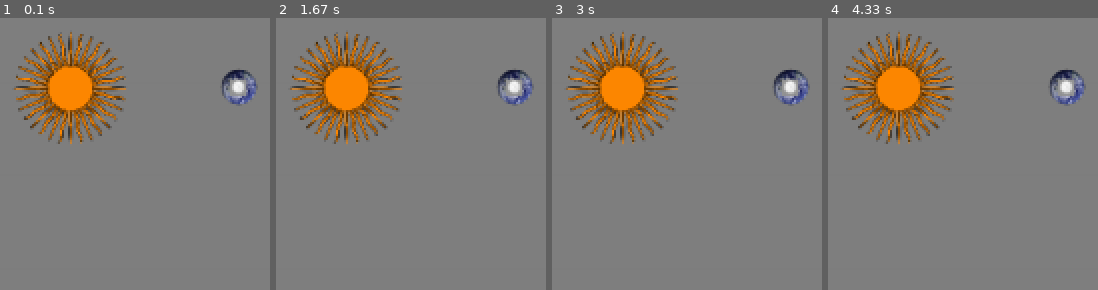
Above: before the commit, frames 1-4 (left to right).
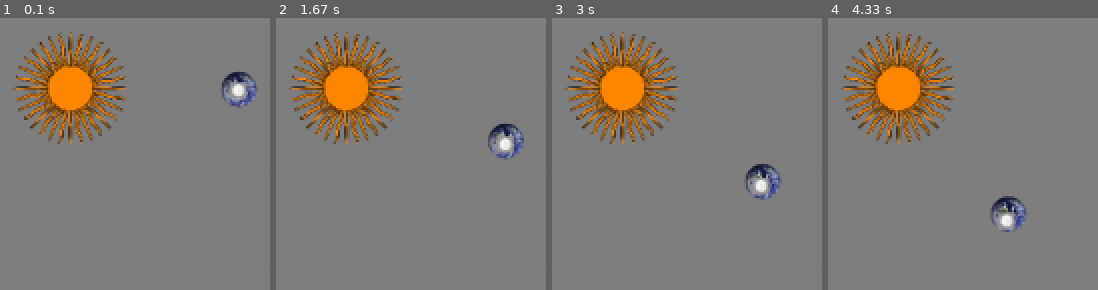
Above: after the commit, the same moments.

Repository: High-Performance-Games/pygame-demo
Game: pygame game, started from gravity_sim.py
Two runs of this game, one before a commit and one after it. Both use one fixed random seed, a clock stepped at 60 frames per second and the inputs below.
Inputs:
- Up to frame 1 (0.1 s): no input
- Up to frame 2 (1.67 s): no input
- Up to frame 3 (3 s): no input
- Up to frame 4 (4.33 s): no input

The runs differ from the first frame. In frame 1, 0.8% of the frame differs, in the area x 82-95%, y 19-34%; in frame 2, 2.2%; in frame 3, 2.3%; in frame 4, 2.3%, in the area x 60-96%, y 19-79%.

Commit message:
Looking good

Diff:
--- a/gravity_sim.py
+++ b/gravity_sim.py
@@ -5,7 +5,7 @@
 from pygame import Vector2
 
 from object import Object
-from physics import sunMass, earthMass, moonMass, gravityAcceleration, sunToEarth, moonToEarth
+from physics import sunMass, earthMass, moonMass, gravityAcceleration, sunToEarth, moonToEarth, earthVelocity
 
 playerSpeed = 15
 
@@ -30,8 +30,8 @@
 sun = Object('Orange_sun_01.png', (0, 0), (100, 100), 0, sunMass)
 moon = Object('moon.png', (sunToEarth + moonToEarth, 0), (15, 15), 90, moonMass)
 earth = Object('earth.png', (sunToEarth, 0), (35, 35), 90, earthMass)
-moon.velocity = Vector2(0, 210)
-earth.velocity = Vector2(0, 2000000)
+moon.velocity = Vector2(0, earthVelocity + 2000)
+earth.velocity = Vector2(0, earthVelocity)
 
 earth.active = True
 moon.active = True
@@ -47,14 +47,15 @@
         if event.type == pygame.QUIT:
             running = False
     frameTime = gameClock.tick(60.0)  # attempts to normalize the time between game loops
-    dt = frameTime / 1000.0  # divide by ~1000
+    dt = frameTime  * 100 # divide by ~1000
+    for i in range(10):
+        gravityAcceleration(earth, moon)
+        gravityAcceleration(sun, earth)
+        gravityAcceleration(sun, moon)
+        earth.update(dt)
+        moon.update(dt)
+        sun.update(dt)
 
-    gravityAcceleration(earth, moon)
-    gravityAcceleration(sun, earth)
-    gravityAcceleration(sun, moon)
-    earth.update(dt)
-    moon.update(dt)
-    sun.update(dt)
     pygame.display.update()
 
     screen.fill((128, 128, 128))
--- a/physics.py
+++ b/physics.py
@@ -12,7 +12,7 @@
 moonRadius = 1.7374 * 10 ** 6
 sunToEarth = 1.5 * 10 ** 11
 moonToEarth = 3.85 * 10 ** 8
-otherMass = 1.0
+earthVelocity = 29784.8
 gravitationalConstant = 6.6743 * 10 ** -11
 
 
